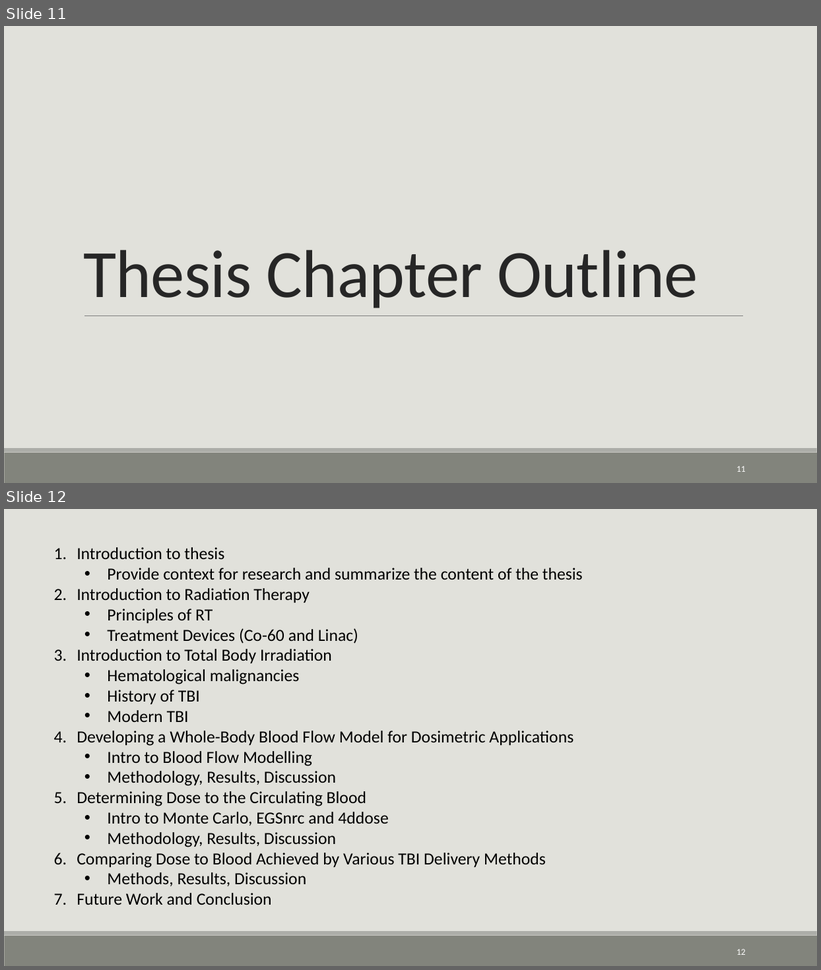
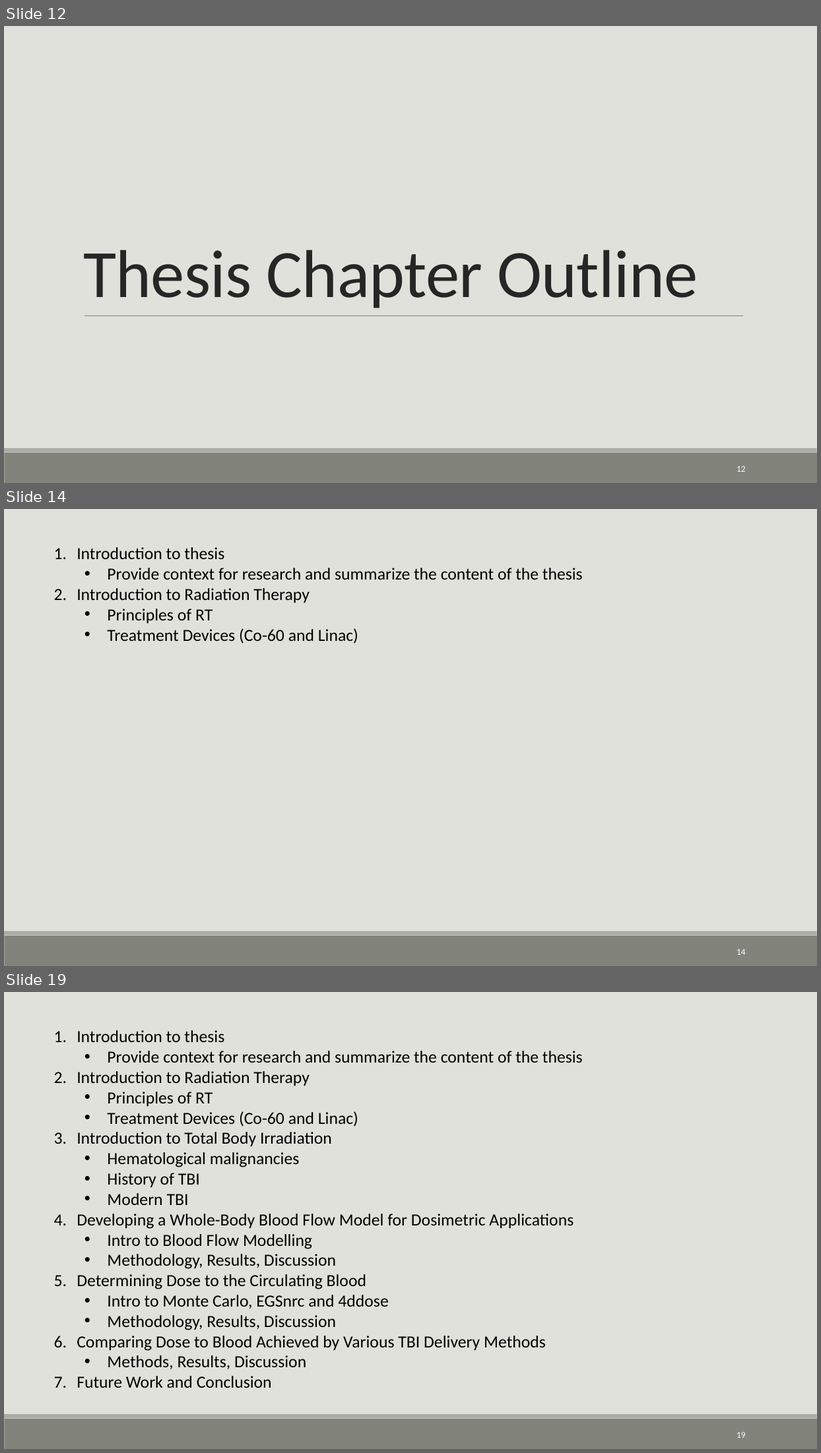
Before and after one commit to CNorthwayMedPhys/Full-Body-Flow-Model-Project, a slide deck: Working Documents/03.26_Committee Meeting.pptx. Shown one above the other, each under a label of ours: slides 11 and 12 before the commit, slides 12, 14 and 19 after it; the slides between them are not shown. The pictures are 821x970 and 821x1453 pixels, drawn with LibreOffice and Linux fonts; fonts in the diff are those of the drawing. Boxes give left, top, right and bottom in pixels: in the first picture for what was removed or moved away, otherwise in the second. Text is boxed around its words. In the diff, an @@ line names an element or a change of style, - is before the commit and + after.

```diff
--- a/Working Documents/03.26_Committee Meeting.pptx
+++ b/Working Documents/03.26_Committee Meeting.pptx
@@ slide 14 added at (x1=4, y1=509, x2=817, y2=966), background #E1E1DB; not listed: 2 template elements that a slide beside it also shows @@
@@ text added at (x1=77, y1=547, x2=583, y2=644), 20 pt, text #000000 @@
+1. Introduction to thesis
+  • Provide context for research and summarize the content of the thesis
+2. Introduction to Radiation Therapy
+  • Principles of RT
+  • Treatment Devices (Co-60 and Linac)
@@ page number added at (x1=737, y1=949, x2=746, y2=955), 10.5 pt, text #FFFFFF @@
+14
@@ what was slide 11 is now slide 12 @@
@@ page number at (x1=737, y1=466, x2=746, y2=472): text changed @@
-11
+12
@@ what was slide 12 is now slide 19 @@
@@ page number at (x1=737, y1=1432, x2=746, y2=1438): text changed @@
-12
+19
```
Also in this commit, not shown: 6 slides changed, 8 other slides added, 1 other file.
